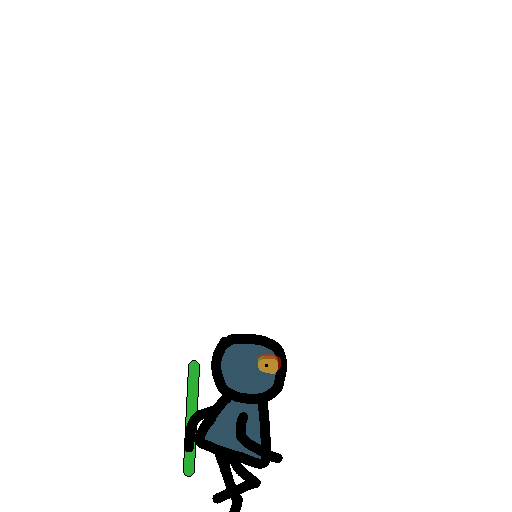
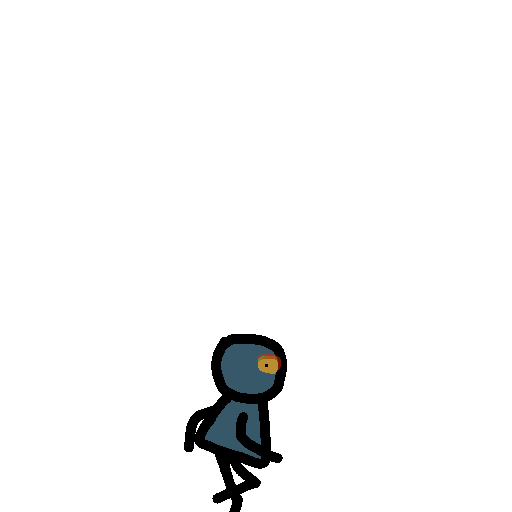
Layers edited between the first and the second 512x512 image:
painted on "Body" over left=183, top=360, right=200, bottom=477
hid "Bamboo" over left=184, top=384, right=199, bottom=448
